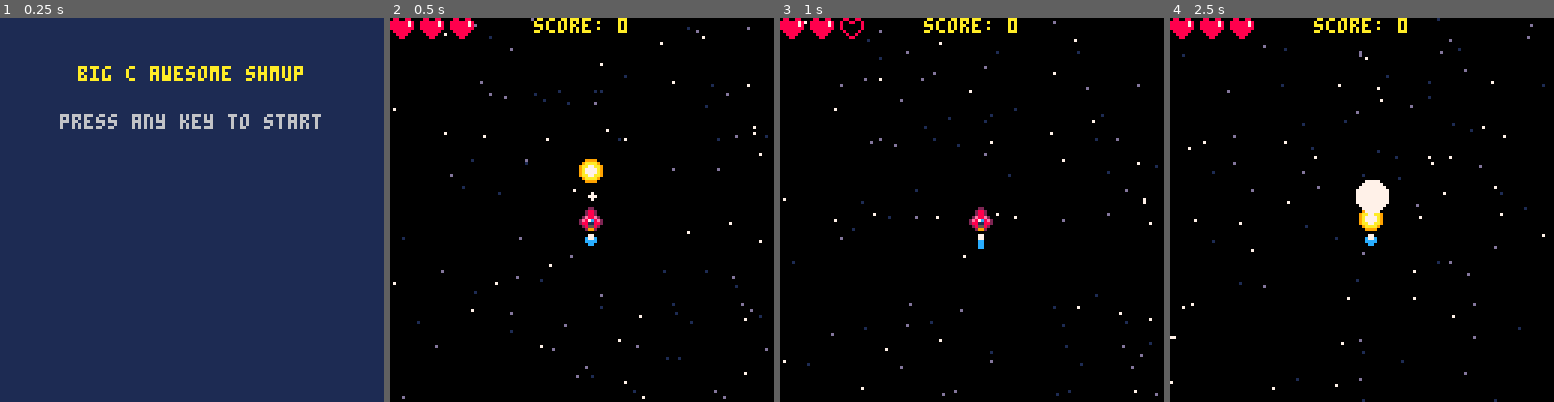
Above: before the commit, frames 1-4 (left to right).
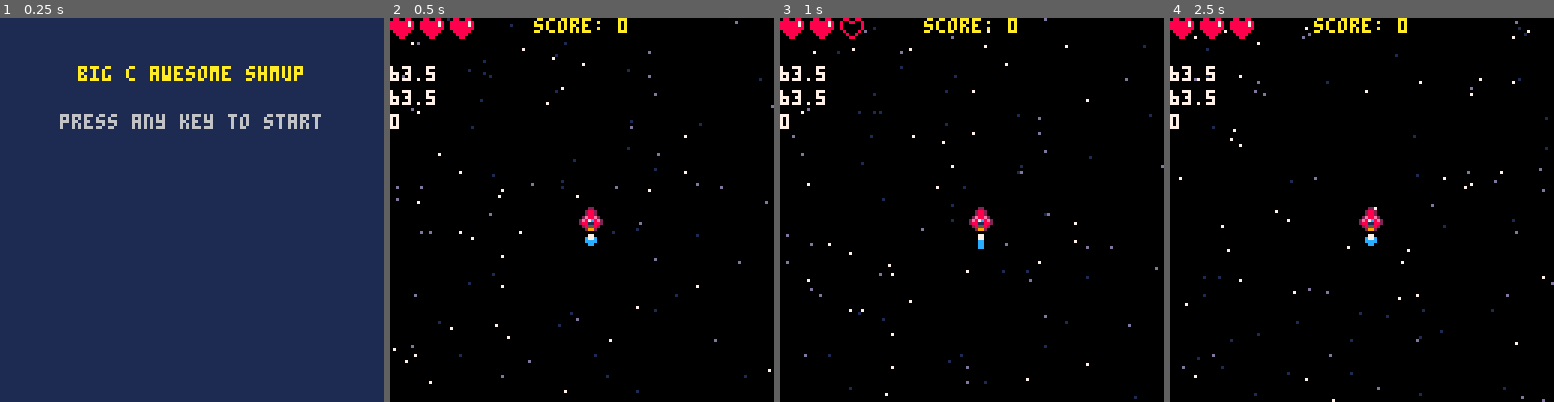
Above: after the commit, the same moments.

Repository: nascimento-cesar/pico-kombat-2
Game: PICO-8 cartridge shmup/shmup.p8
Two runs of this game, one before a commit and one after it. Both use one fixed random seed, a clock stepped at 60 frames per second and the inputs below.
Inputs:
- Up to frame 1 (0.25 s): no input
- Up to frame 2 (0.5 s): tap X (X key) at 0.33 s
- Up to frame 3 (1 s): tap O (Z key) at 0.7 s
- Up to frame 4 (2.5 s): tap X (X key) at 1.07, 1.85 s; hold Right 1.6-2.1 s; tap O (Z key) at 1.7, 2.1 s; hold Up 2.15-2.42 s; hold Right from 2.47 s (still down)

Frame 1 is identical in both runs. In frame 2, 2.0% of the frame differs, in the area x 0-100%, y 0-100%; in frame 3, 1.7%; in frame 4, 2.5%.

Commit message:
feat(shmup): convert stars and bullets into objects

Diff:
--- a/shmup/draw.lua
+++ b/shmup/draw.lua
@@ -15,7 +15,7 @@
   draw_lives()
   draw_ship()
   draw_bullet()
-  -- draw_debug()
+  draw_debug()
 end
 
 function draw_start()
@@ -55,14 +55,17 @@
 end
 
 function draw_bullet()
-  spr(sprites.bullet.default, bullet.x, bullet.y)
+  for i = 1, #bullets do
+    local bullet = bullets[i]
+    spr(sprites.bullet.default, bullet.x, bullet.y)
 
-  if bullet.muzzle_r > 0 then
-    draw_muzzle()
+    if bullet.muzzle_r > 0 then
+      draw_muzzle(bullet)
+    end
   end
 end
 
-function draw_muzzle()
+function draw_muzzle(bullet)
   local muzzle_x, muzzle_y = get_ship_front_axes()
   circfill(muzzle_x + tile_w / 2, muzzle_y, bullet.muzzle_r, 7)
 end
@@ -80,20 +83,22 @@
 end
 
 function draw_starfield()
-  for i = 1, stars.count do
+  for i = 1, #stars do
+    local star = stars[i]
     local star_color = 7
 
-    if stars.speed[i] < 1 then
+    if star.speed < 1 then
       star_color = 1
-    elseif stars.speed[i] < 1.5 then
+    elseif star.speed < 1.5 then
       star_color = 13
     end
 
-    pset(stars.x[i], stars.y[i], star_color)
+    pset(star.x, star.y, star_color)
   end
 end
 
 function draw_debug()
-  print(ship.x, 0, 0, 7)
-  print(ship.y, 0, 8, 7)
+  print(ship.x, 0, 16, 7)
+  print(ship.y, 0, 24, 7)
+  print(#bullets, 0, 32, 7)
 end
--- a/shmup/init.lua
+++ b/shmup/init.lua
@@ -2,7 +2,7 @@
   set_global_vars()
   set_sprites()
   set_ship()
-  set_bullet()
+  set_bullets()
   set_stars()
 end
 
@@ -53,26 +53,21 @@
   }
 end
 
-function set_bullet()
-  bullet = {
-    x = map_w / 2,
-    y = map_h / 2,
-    speed = 4,
-    muzzle_r = muzzle_r
-  }
+function set_bullets()
+  bullet_speed = 4
+  bullets = {}
 end
 
 function set_stars()
-  stars = {
-    count = 100,
-    x = {},
-    y = {},
-    speed = {}
-  }
+  stars = {}
+  local star_count = 100
 
-  for i = 1, stars.count do
-    add(stars.x, flr(rnd(128)))
-    add(stars.y, flr(rnd(128)))
-    add(stars.speed, rnd(1.5) + 0.5)
+  for i = 1, star_count do
+    local new_star = {
+      x = random_axis(),
+      y = random_axis(),
+      speed = rnd(1.5) + 0.5
+    }
+    add(stars, new_star)
   end
 end
--- a/shmup/update.lua
+++ b/shmup/update.lua
@@ -57,15 +57,24 @@
 function handle_firing()
   if btnp(❎) then
     sfx(0)
-    bullet.muzzle_r = muzzle_r
-    bullet.x, bullet.y = get_ship_front_axes()
+    local bullet_x, bullet_y = get_ship_front_axes()
+    local new_bullet = {
+      x = bullet_x,
+      y = bullet_y,
+      muzzle_r = muzzle_r
+    }
+    add(bullets, new_bullet)
   end
 
-  if bullet.muzzle_r >= 0 then
-    bullet.muzzle_r -= 1
+  for i = 1, #bullets do
+    local bullet = bullets[i]
+
+    if bullet.muzzle_r >= 0 then
+      bullet.muzzle_r -= 1
+    end
+
+    bullet.y -= bullet_speed
   end
-
-  bullet.y -= bullet.speed
 end
 
 function handle_map_boundaries()
@@ -85,22 +94,28 @@
     ship.y = 0
   end
 
-  if bullet.y > map_w then
+  for i = #bullets, 1, -1 do
+    local bullet = bullets[i]
+
+    if bullet.y < 0 then
+      deli(bullets, i)
+    end
   end
 end
 
 function animate_starfield()
-  for i = 1, stars.count do
-    local current_star_y = stars.y[i]
+  for i = 1, #stars do
+    local star = stars[i]
+    local current_star_y = star.y
 
-    current_star_y += stars.speed[i]
+    current_star_y += star.speed
 
     if current_star_y > map_h then
       current_star_y -= map_h
-      stars.x[i] = flr(rnd(128))
+      star.x = random_axis()
     end
 
-    stars.y[i] = current_star_y
+    star.y = current_star_y
   end
 end
 
--- a/shmup/utils.lua
+++ b/shmup/utils.lua
@@ -18,3 +18,7 @@
   _init()
   current_mode = modes.game
 end
+
+function random_axis()
+  return flr(rnd(128))
+end
